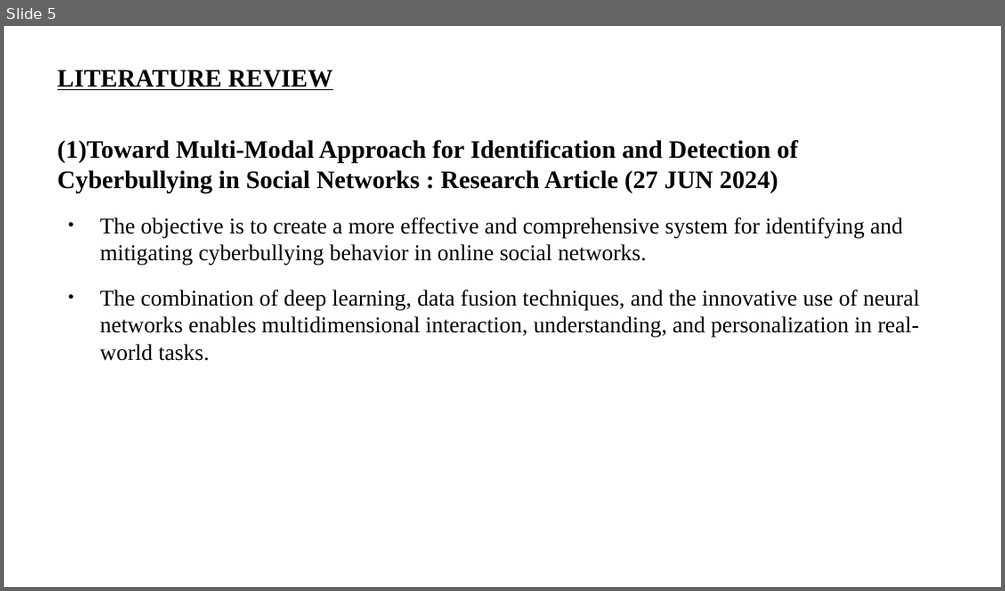
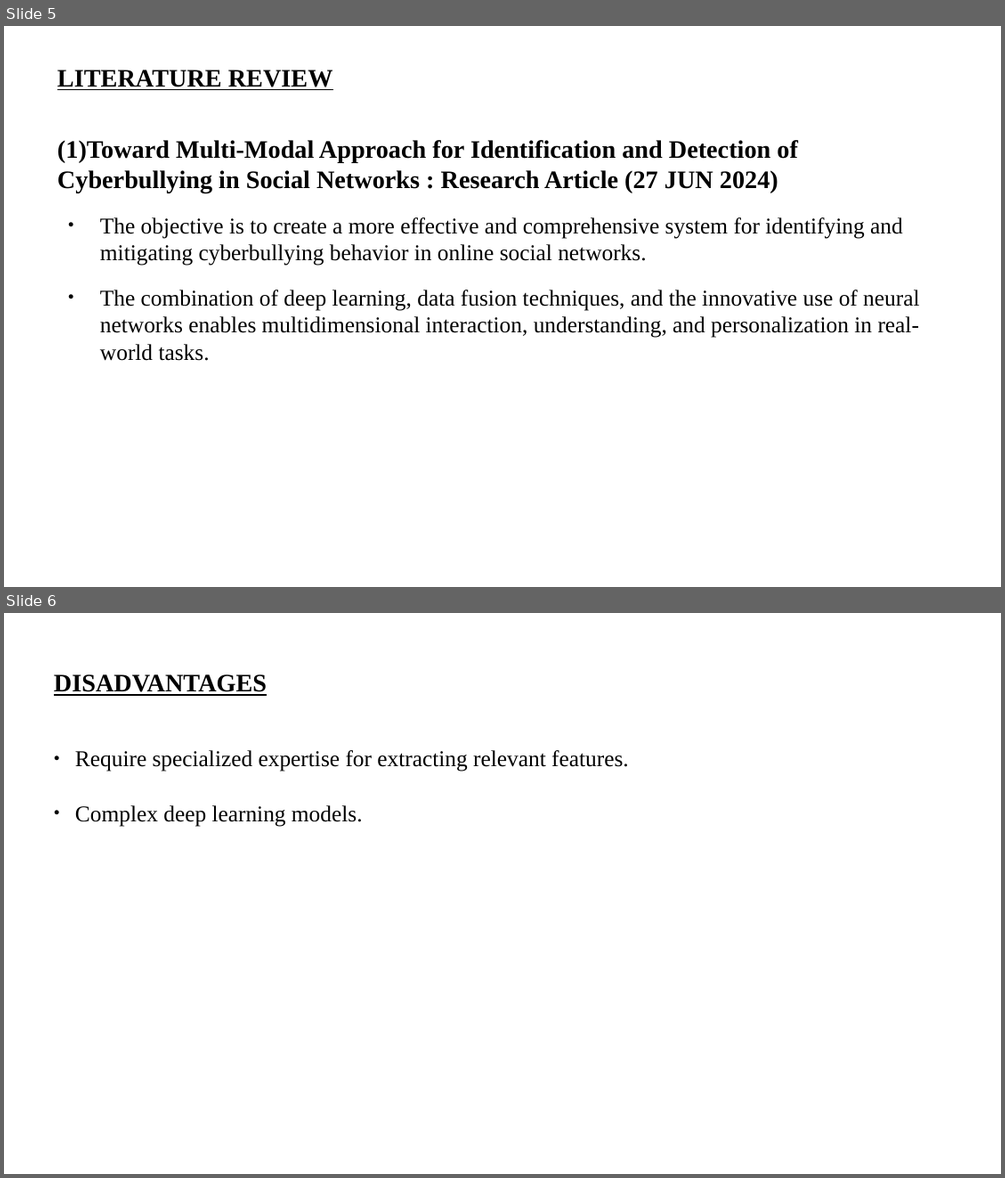
Before and after one commit to ihsanul1234/mini_project_ppt, a slide deck: 14.pptx. Shown one above the other, each under a label of ours: slide 5 before the commit, slides 5 and 6 after it. The pictures are 1005x591 and 1005x1178 pixels, drawn with LibreOffice and Linux fonts; fonts in the diff are those of the drawing. Boxes give left, top, right and bottom in pixels: in the first picture for what was removed or moved away, otherwise in the second. Text is boxed around its words. In the diff, an @@ line names an element or a change of style, - is before the commit and + after.

```diff
--- a/14.pptx
+++ b/14.pptx
@@ slide 6 added at box(4, 613, 1001, 1174), background #FFFFFF @@
@@ title added at box(54, 674, 267, 696), 20 pt, text #000000, bold, underline @@
+DISADVANTAGES
@@ subtitle added at box(75, 750, 629, 826), 18 pt, text #000000 @@
+● Require specialized expertise for extracting relevant features.
+● Complex deep learning models.
```
Also in this commit, not shown: 9 slides changed, 2 other slides added, 1 slide removed.
